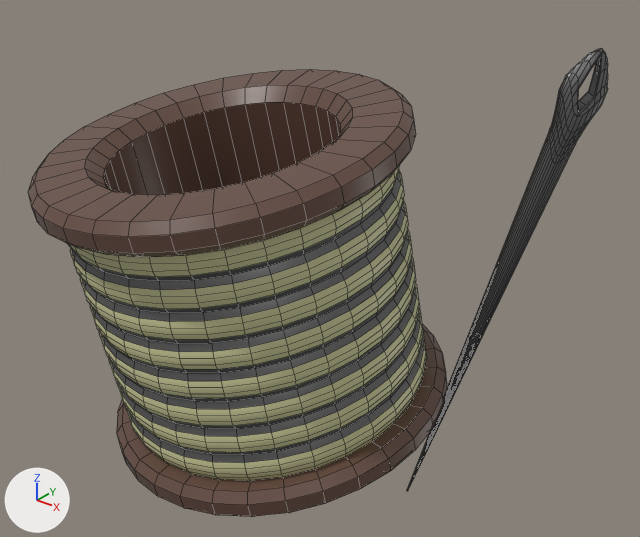
One commit to the FBX model Assets/Models/Thread.fbx: the scene before it, then after it.
The view is the same before and after, from a 50 mm lens placed at (1.79, -2.13, 1.31), pointed at (0.04, 0.06, -0.05). The axes (+X, +Y, +Z) are drawn at lower left. The lights are the same throughout. The older version comes first. Both versions are drawn at frame 201 of the action 'Thread.001|Thread.001Action'; the numbers are the values there. Mesh edges are drawn as thin lines.

In view in the first picture: 'Thread.001'.
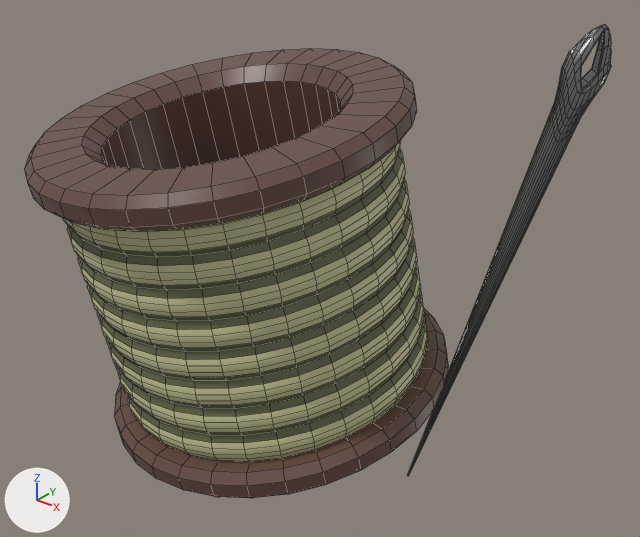
Changed parts and their boxes [x1, y1, x2, y2] in the pictures (640 x 537 px):
'Thread.001', moved: before [28, 48, 608, 517]; after [24, 25, 611, 498]

What the commit changed:
me_cylinder_009 is used by ob_thread_001; location (0.0, 0.0, 0.0); rotation (1.571, 0.0, 0.0), in degrees (90, 0, 0).
me_cylinder_009 had 2021 vertices, 2009 faces and spanned x -0.78..0.72, y -1.02..0.7, z -0.72..0.81.
me_cylinder_009 now has 2021 vertices, 2009 faces and spans x -0.78..0.72, y -0.81..0.72, z -0.95..0.77.
me_cylinder_009 part 1: the whole mesh is turned 90 degrees about the x axis through its middle, then moved by (0.0, 0.12, -0.13).
Object 'Thread.001' (ob_thread_001) turns from (90, 0, 0) to (0, 0, 0) degrees about x, y and z.
